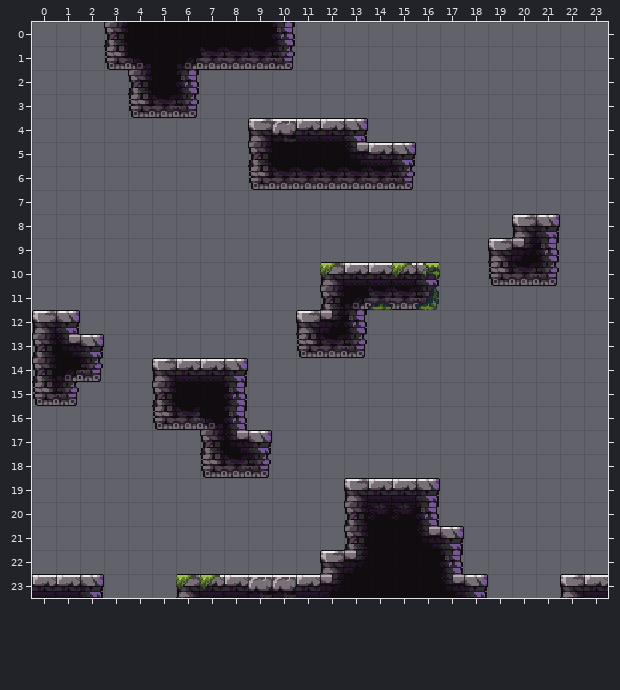
A Tiled map gets an edit: assets/newmap2.tmx. Above, as it was before the edit.
Cells are 16x16 px. Shown: x 0..23, y 0..23.
And afterwards:
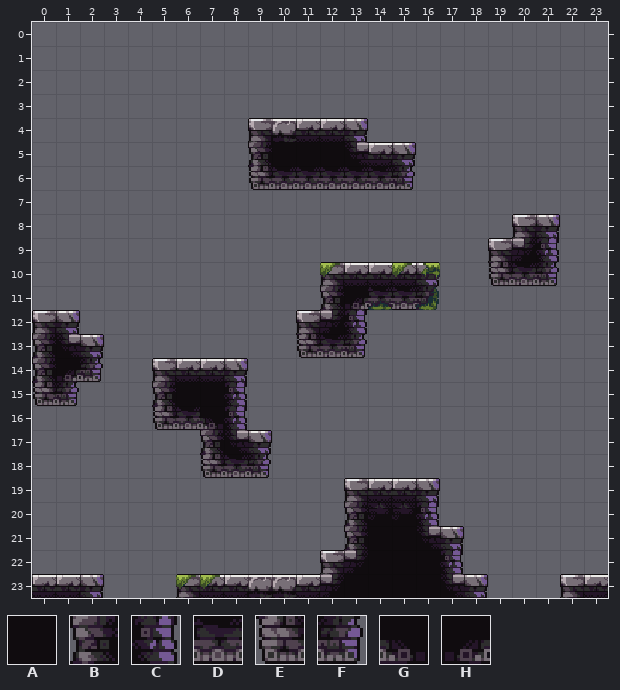
Key: from "tileset1": A 138, B 148, C 173, D 178, E 214, F 215, G 235, H 238.
_ is an empty cell, . an unchanged one.
Edits made:
--- layer "Tile Layer 1"
@@ x 3..10 @@
- 0 BAAAAAAC
- 1 EGAHDDDF
- 2 .BAC....
- 3 .EDF....
+ 0 ________
+ 1 ________
+ 2 .___....
+ 3 .___....
Pixel boxes of the changes (left, top, right, bottom) in both pictures:
removed: (104, 22, 295, 118)
